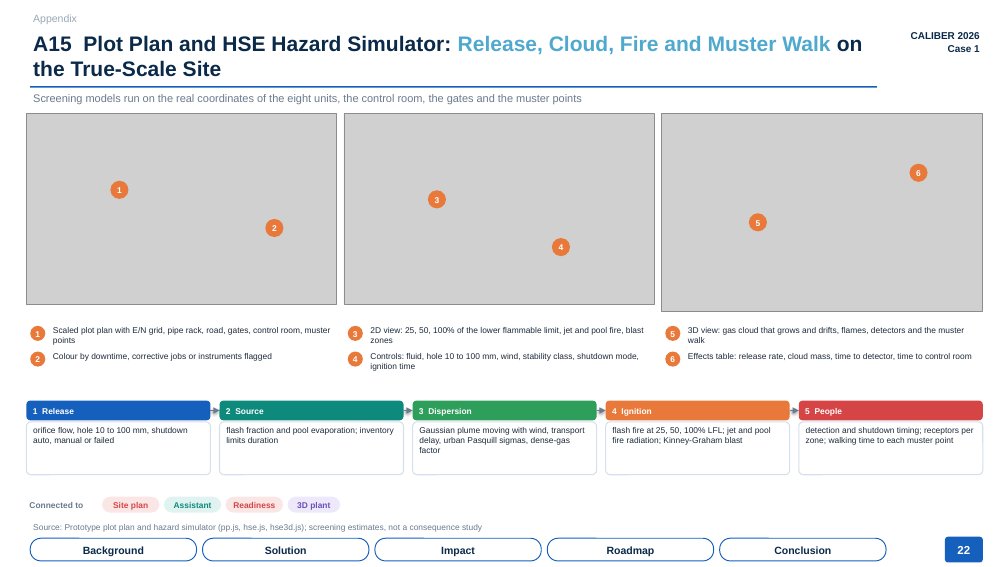
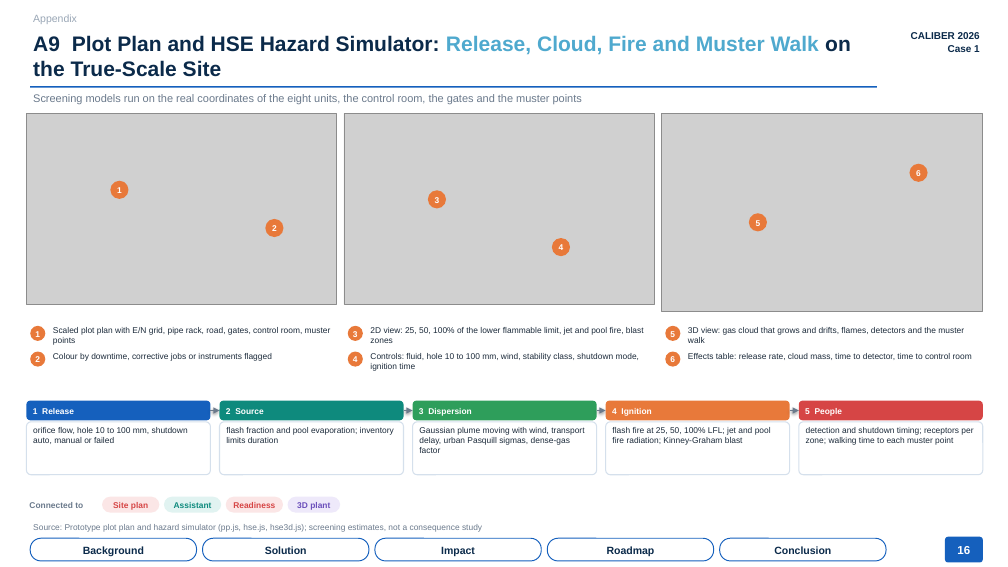
Before and after one commit to teknikchemical-ctrl/caliber2026, a slide deck: slide 16 of deck/CALIBER2026_Asset_Knowledge_Platform_Deck.pptx (slide 22 before the commit). Drawn at 1008x567 pixels with LibreOffice and Linux fonts; fonts in the diff are those of the drawing; grey boxes stand for pictures. Boxes give left, top, right and bottom in pixels: in the first picture for what was removed or moved away, otherwise in the second. Text is boxed around its words. In the diff, an @@ line names an element or a change of style, - is before the commit and + after.

```diff
--- a/deck/CALIBER2026_Asset_Knowledge_Platform_Deck.pptx
+++ b/deck/CALIBER2026_Asset_Knowledge_Platform_Deck.pptx
@@ text at <box>33,35,851,77</box>: text changed @@
-A15 Plot Plan and HSE Hazard Simulator: Release, Cloud, Fire and Muster Walk on the True-Scale Site
+A9 Plot Plan and HSE Hazard Simulator: Release, Cloud, Fire and Muster Walk on the True-Scale Site
@@ text in rounded rectangle at <box>957,546,970,554</box>: text changed @@
-22
+16
```
Also in this commit, not shown: 14 other slides changed, 21 slides removed, 8 other files.
